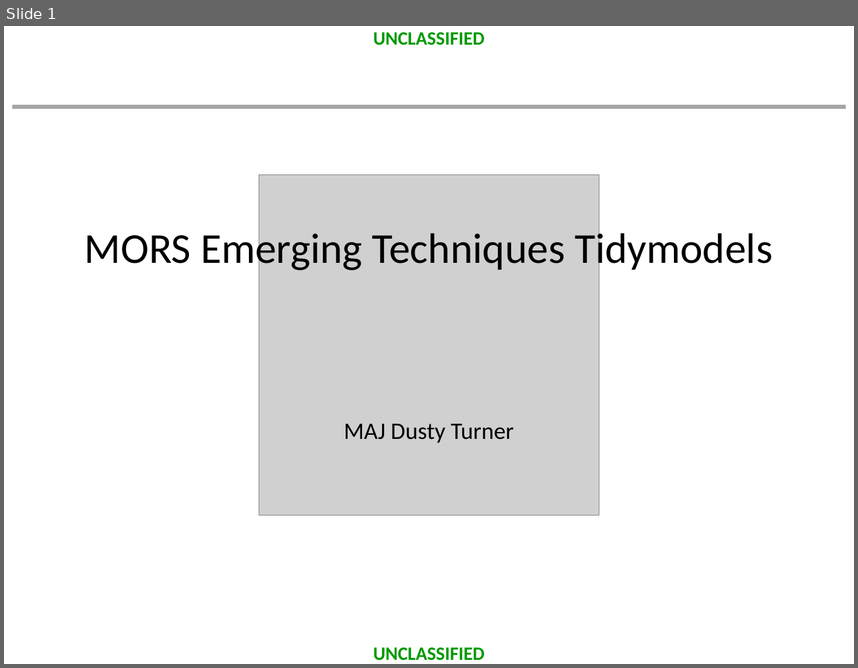
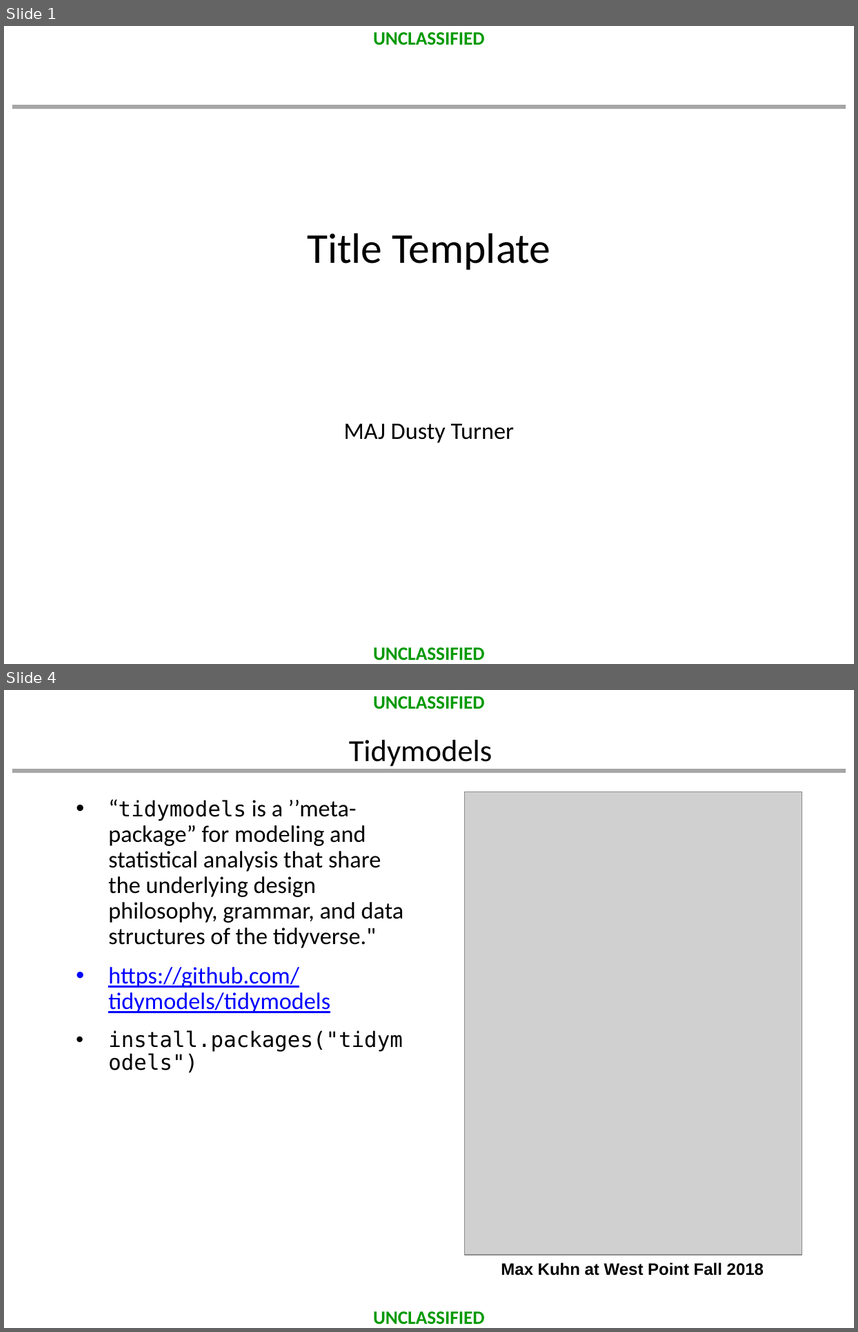
Before and after one commit to dusty-turner/MORSEmergingTechniques2019, a slide deck: template.pptx. Shown one above the other, each under a label of ours: slide 1 before the commit, slides 1 and 4 after it; the slides between them are not shown. The pictures are 858x668 and 858x1332 pixels, drawn with LibreOffice and Linux fonts; fonts in the diff are those of the drawing; grey boxes stand for pictures; background and template pictures are left out. Boxes give left, top, right and bottom in pixels: in the first picture for what was removed or moved away, otherwise in the second. Text is boxed around its words. In the diff, an @@ line names an element or a change of style, - is before the commit and + after.

Commit message:
updated template and ppt presentation from work

```diff
--- a/template.pptx
+++ b/template.pptx
@@ slide 4 added at (4,690,854,1328), background #FFFFFF; not listed: 3 template elements that a slide beside it also shows @@
@@ title added at (349,740,492,767), 26 pt, text #000000 @@
+Tidymodels
@@ picture added at (465,791,802,1254) @@
@@ text added at (108,800,404,1052), 20 pt, text #000000 @@
+  • “tidymodels is a ’’meta-package” for modeling and statistical analysis that share the underlying design philosophy, grammar, and data structures of the tidyverse."
+  • https://github.com/tidymodels/tidymodels
+  • install.packages("tidymodels")
@@ text added at (501,1262,764,1275), 14 pt, text #000000, bold @@
+Max Kuhn at West Point Fall 2018
@@ slide 1 changed as well @@
@@ picture removed at (259,175,599,515) @@
@@ title at (307,233,550,270): text changed @@
-MORS Emerging Techniques Tidymodels
+Title Template
```
Also in this commit, not shown: 2 other slides added, 4 slides removed, 1 other file.
